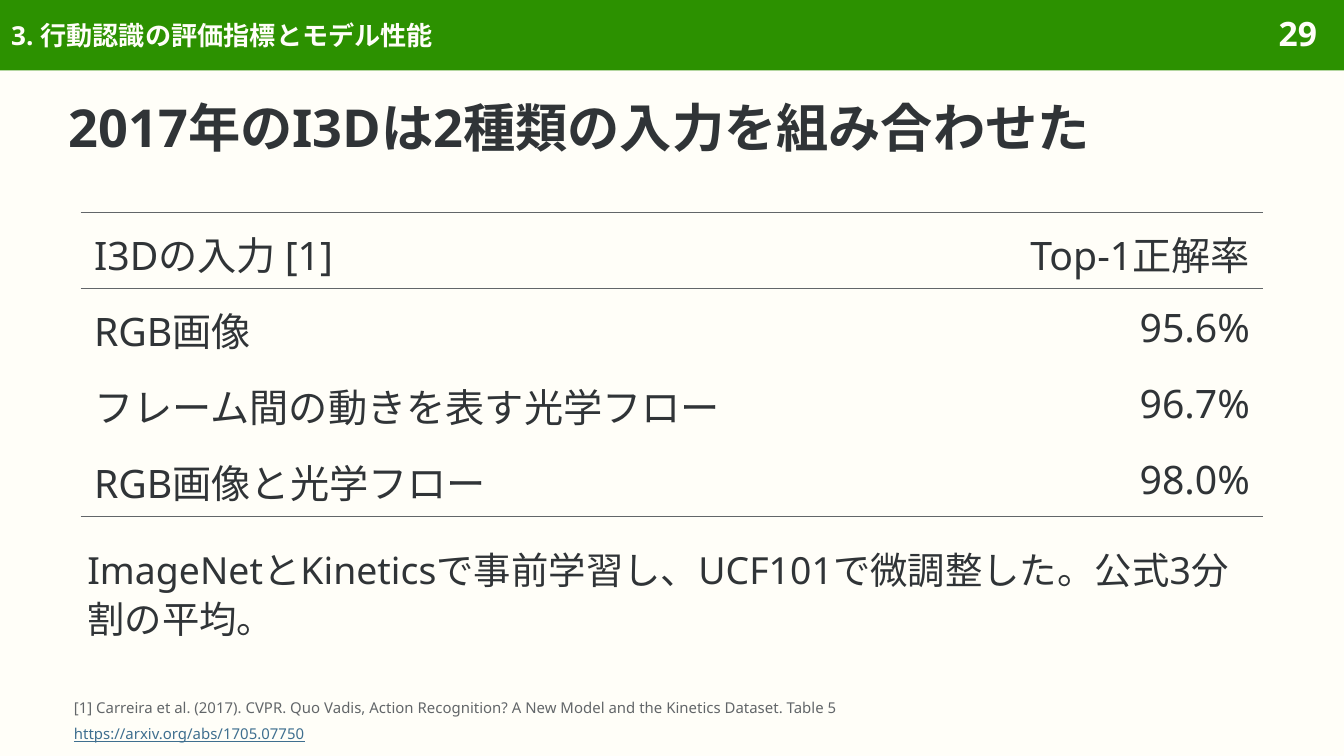
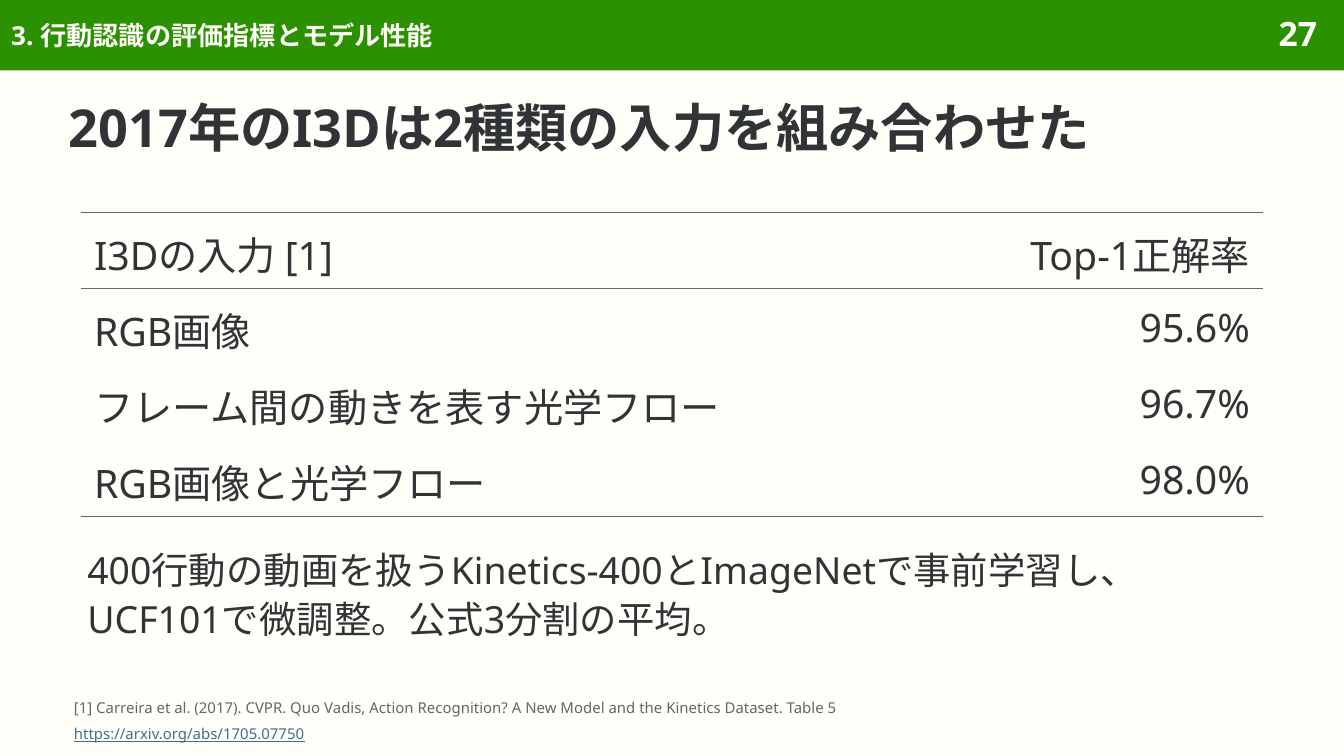
Before and after one commit to sasakiy84/datasets-in-10-minutes, a slide deck: slide 27 of slides/datasets-in-10-minutes-ucf101.pptx (slide 29 before the commit). Drawn at 1344x756 pixels with LibreOffice and Linux fonts; fonts in the diff are those of the drawing. Boxes give left, top, right and bottom in pixels: in the first picture for what was removed or moved away, otherwise in the second. Text is boxed around its words. In the diff, an @@ line names an element or a change of style, - is before the commit and + after.

```diff
--- a/slides/datasets-in-10-minutes-ucf101.pptx
+++ b/slides/datasets-in-10-minutes-ucf101.pptx
@@ page number at box(1279, 21, 1317, 46): text changed @@
-29
+27
@@ text at box(87, 552, 1138, 636): text changed @@
-ImageNetとKineticsで事前学習し、UCF101で微調整した。公式3分割の平均。
+400行動の動画を扱うKinetics-400とImageNetで事前学習し、UCF101で微調整。公式3分割の平均。
```
Also in this commit, not shown: 3 other slides changed, 15 other files.
